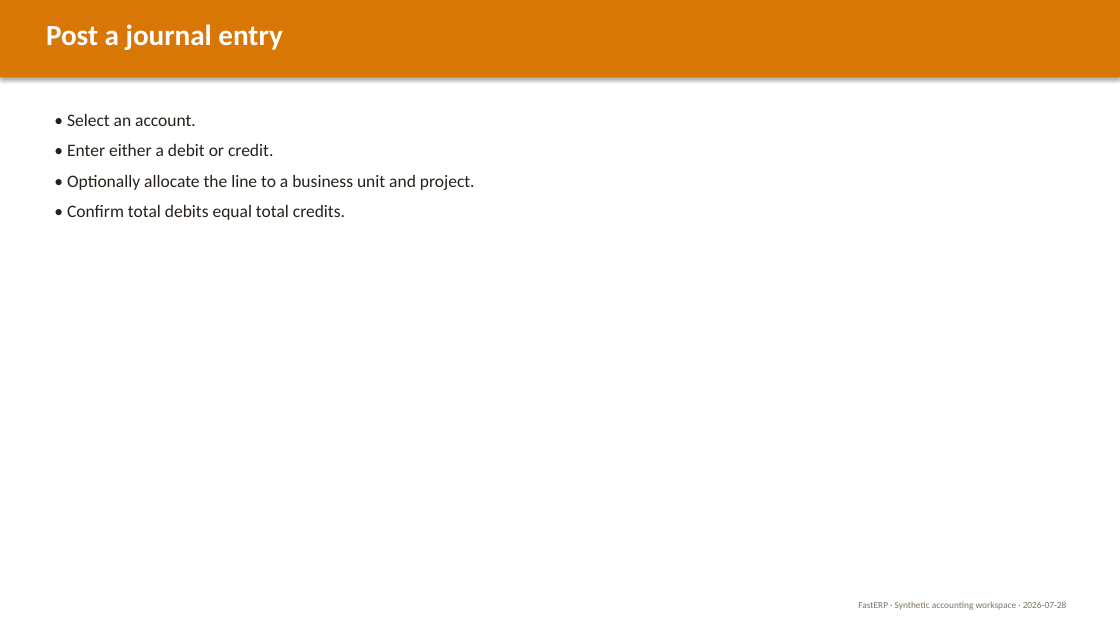
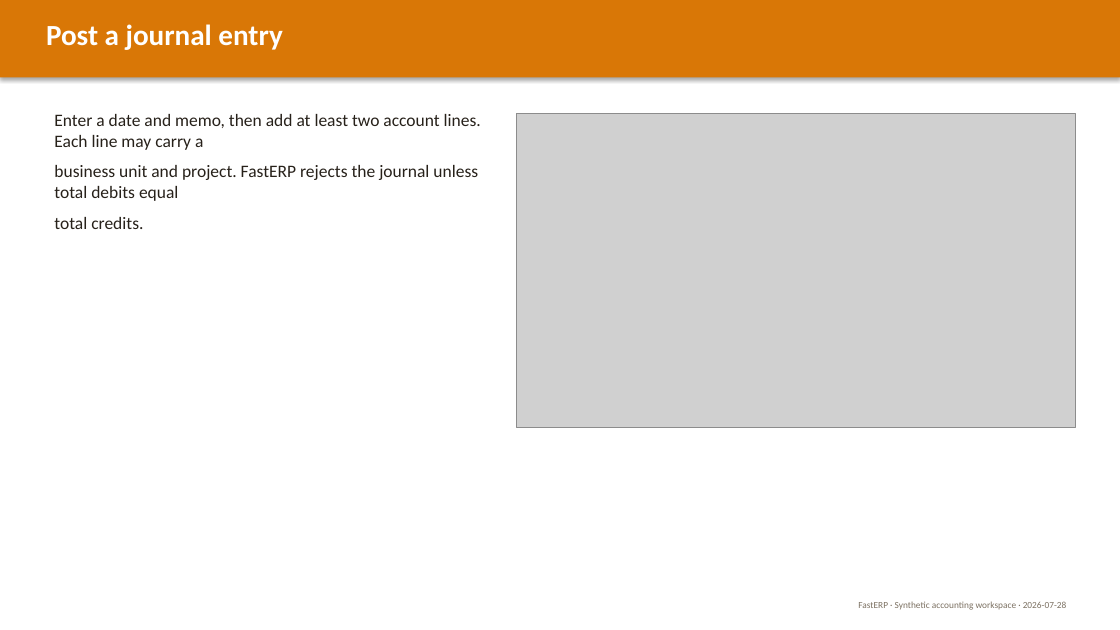
Before and after one commit to predictivelabsai/FastERP, a slide deck: slide 12 of docs/FastERP_user_guide_2026-07-28.pptx (slide 5 before the commit). Drawn at 1120x630 pixels with LibreOffice and Linux fonts; fonts in the diff are those of the drawing; grey boxes stand for pictures. Boxes give left, top, right and bottom in pixels: in the first picture for what was removed or moved away, otherwise in the second. Text is boxed around its words. In the diff, an @@ line names an element or a change of style, - is before the commit and + after.

```diff
--- a/docs/FastERP_user_guide_2026-07-28.pptx
+++ b/docs/FastERP_user_guide_2026-07-28.pptx
@@ text at [54, 114, 481, 229]: text changed @@
-• Select an account.
-• Enter either a debit or credit.
-• Optionally allocate the line to a business unit and project.
-• Confirm total debits equal total credits.
+Enter a date and memo, then add at least two account lines. Each line may carry a
+business unit and project. FastERP rejects the journal unless total debits equal
+total credits.
@@ picture added at [517, 113, 1075, 428] @@
```
Also in this commit, not shown: 8 other slides changed, 8 slides added, 2 slides removed, 27 other files.
